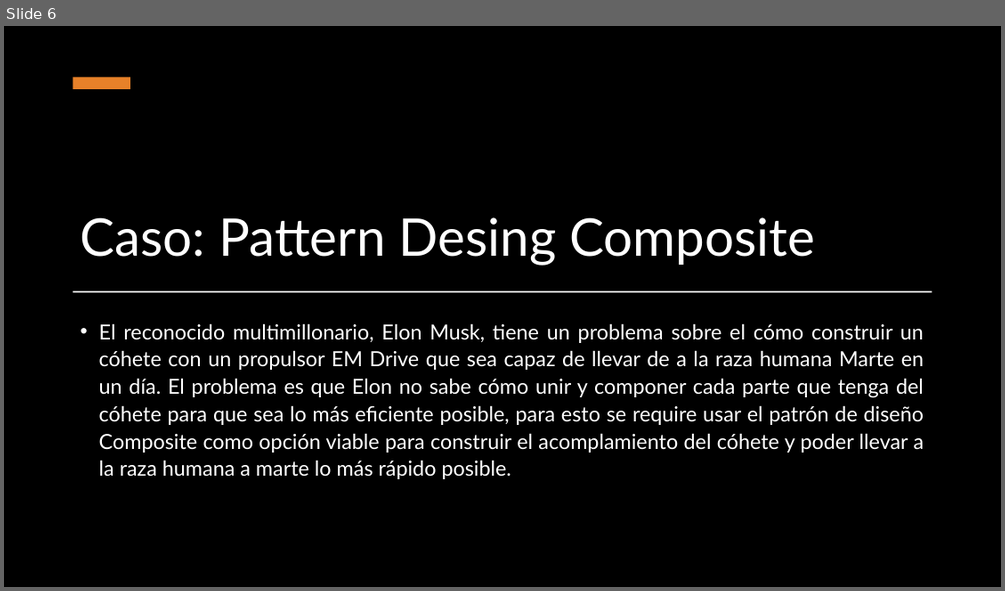
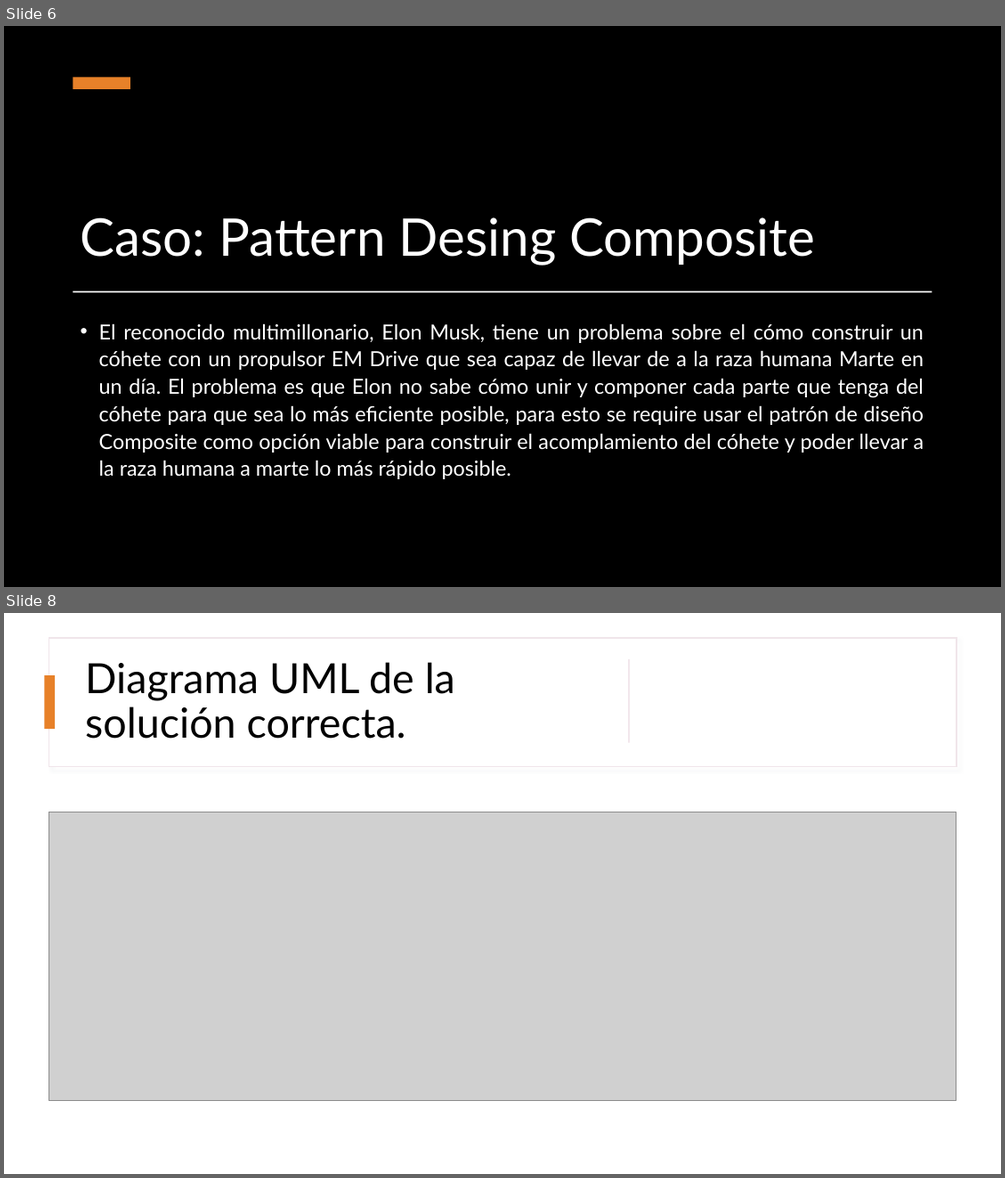
Before and after one commit to luisalazago/Practicas-POO, a slide deck: Parcial 3 POO/Presentación Composite.pptx. Shown one above the other, each under a label of ours: slide 6 before the commit, slides 6 and 8 after it; the slides between them are not shown. The pictures are 1005x591 and 1005x1178 pixels, drawn with LibreOffice and Linux fonts; fonts in the diff are those of the drawing; grey boxes stand for pictures; background and template pictures are left out. Boxes give left, top, right and bottom in pixels: in the first picture for what was removed or moved away, otherwise in the second. Text is boxed around its words. In the diff, an @@ line names an element or a change of style, - is before the commit and + after.

```diff
--- a/Parcial 3 POO/Presentación Composite.pptx
+++ b/Parcial 3 POO/Presentación Composite.pptx
@@ slide 8 added at box(4, 613, 1001, 1174), background #FFFFFF @@
@@ rectangle added at box(4, 613, 1001, 1174), fill #FFFFFF @@
@@ rectangle added at box(48, 638, 956, 766), fill #FFFFFF, outline #F0E5EA 1 pt @@
@@ rectangle added at box(49, 613, 963, 779), fill #FFFFFF, outline #F0E5EA 0.75 pt @@
@@ rectangle added at box(50, 613, 963, 778), fill #FFFFFF @@
@@ title added at box(85, 662, 455, 738), 40 pt, text #000000 @@
+Diagrama UML de la solución correcta.
@@ rectangle added at box(629, 659, 630, 743), fill #DBBDCA @@
@@ rectangle added at box(44, 676, 55, 730), fill #E78129 @@
@@ picture added at box(48, 811, 956, 1100) @@
```
Also in this commit, not shown: 2 other slides added, 1 slide removed, 3 other files.
